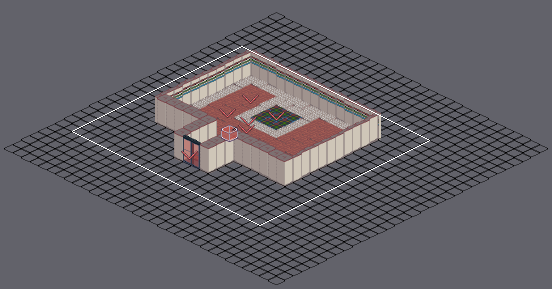
An edit to a level. Tiled map, scratch/floor1-tut-entrance.tmx. Above, an overview of the earlier version with the close-up marked.
Close-up. Old version:
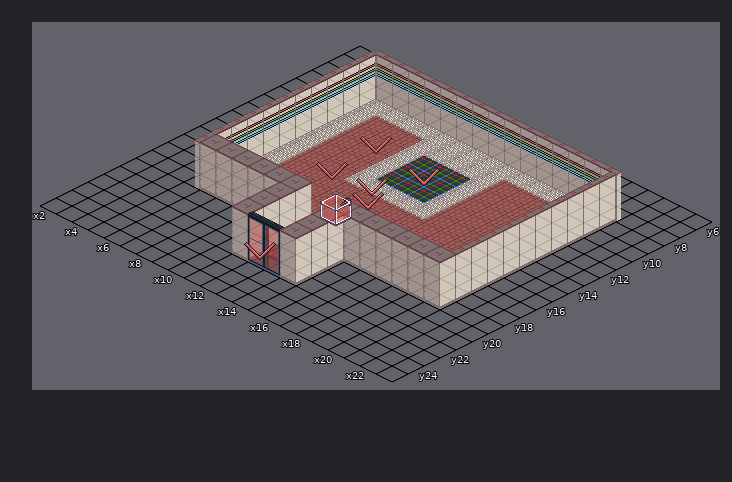
Cells are 32x16 px. Isometric: x runs down to the right, y down to the left. Shown: x 2..23, y 6..25.
Now the later version:
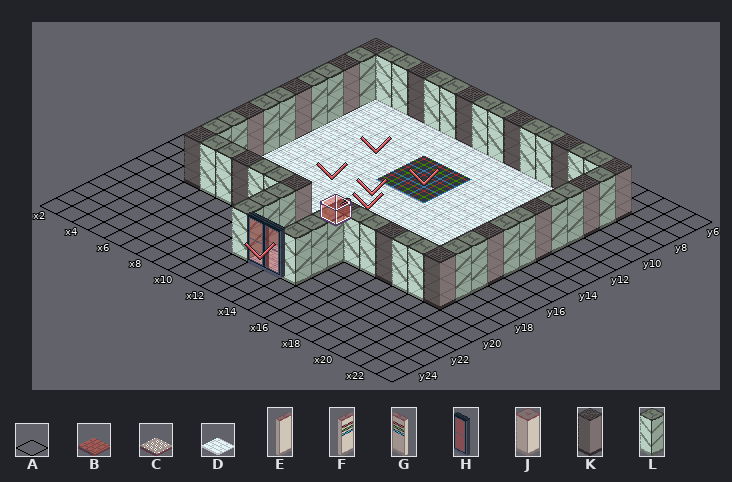
Key: from "floors": A 0, B 11, C 14, D 20; from "walls": E 0, F 3, G 4, H 14, J 15, K 32, L 35.
_ is an empty cell.
Tiles of an added or newly shown layer are drawn over the layers below it.
Changes in this commit:
Layer "Tiles":
y 8: x 5..20 AGGGGGGGGGGGGGGG -> KLLKLLKLLKLLKLLK
y 9: x 5..20 FCCCCCCCCCCCCCCE -> LDDDDDDDDDDDDDDL
y 10: x 5..20 FCBBBCCCCCBBBBBE -> KDDDDDDDDDDDDDDK
y 11: x 5..10 FCBBBC -> LDDDDD; x 14..20 CBBBBBE -> DDDDDDL
y 12: x 5..10 FCBBBC -> LDDDDD; x 14..18 CBBBB -> DDDDD; x 20 E -> L
y 13: x 5..10 FCBBBC -> KDDDDD; x 14..18 CBBBB -> DDDDD; x 20 E -> K
y 14: x 5..18 FCBBBCCCCCBBBB -> LDDDDDDDDDDDDD; x 20 E -> L
y 15: x 5..18 FCBBBBBBBBBBBB -> LDDDDDDDDDDDDD; x 20 E -> L
y 16: x 5..20 FCBBBBBBBBBBBBBE -> KDDDDDDDDDDDDDDK
y 17..18: x 5..20 FCBBBBBBBBBBBBBE -> LDDDDDDDDDDDDDDL
y 19: x 5..20 EJJJJJJBBJJJJJJJ -> KLLKLLKDDKLLKLLK
y 20..21: x 11..14 JBBJ -> LDDL
y 22: x 11..14 JHHJ -> LDDL
Layer "Tiles2" (added):
y 22: x 12..13 __ -> HH
Changed places in both close-ups, as pixel boxes (x1, y1, x2, y2):
changed: (184, 38, 632, 309)
